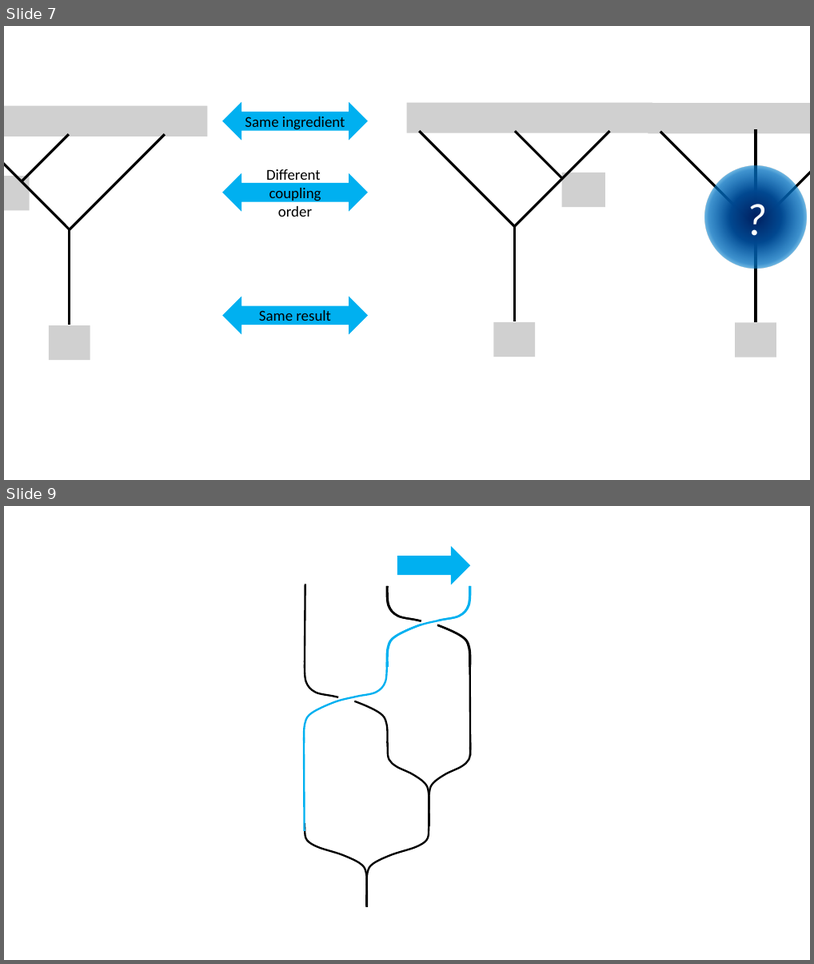
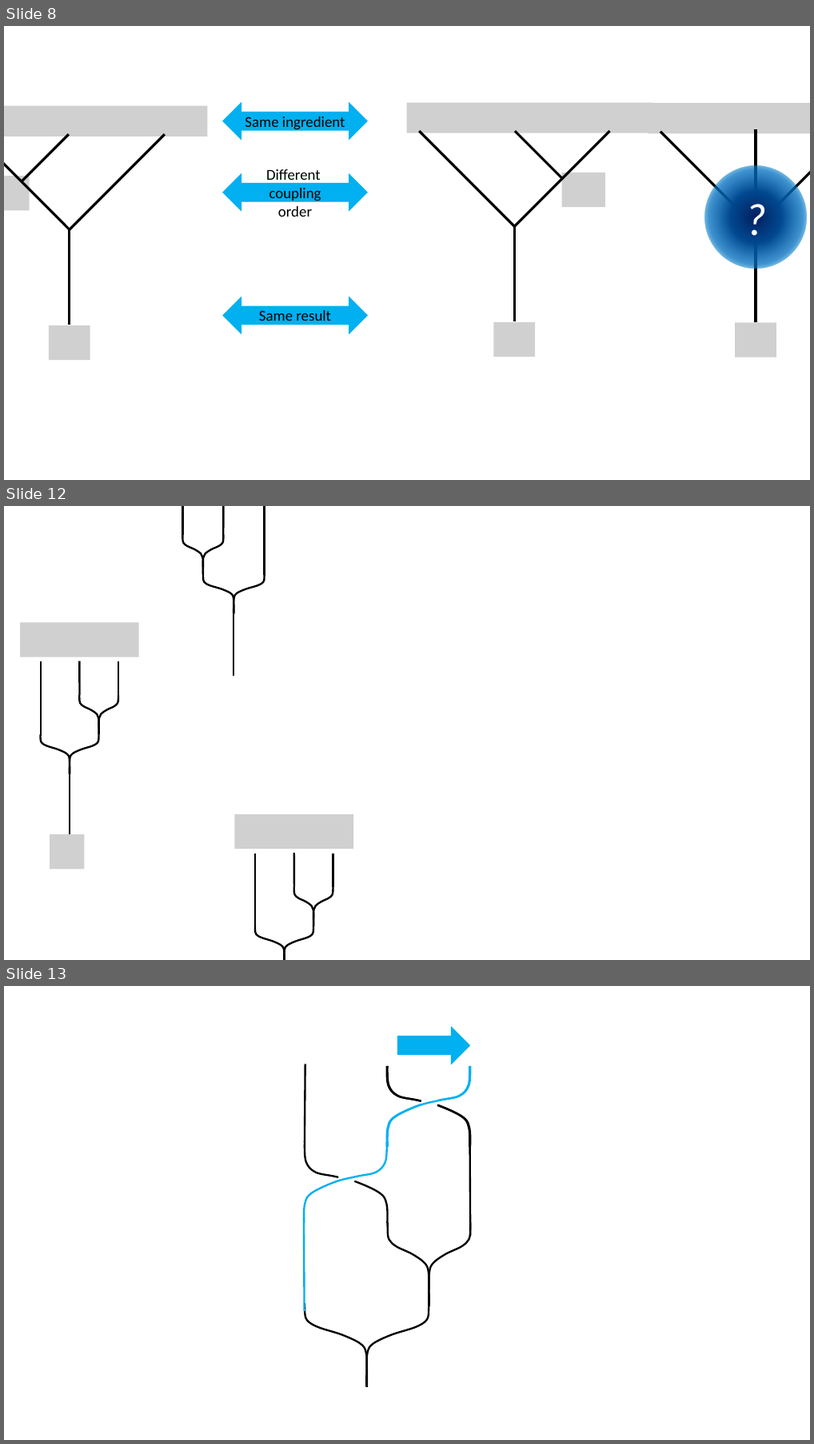
Before and after one commit to yk-liu/yk-liu.github.io, a slide deck: _posts/2019-04-13-Introduction-to-QC-and-TQC-Braiding-Anyons/assets/pics.source.pptx. Shown one above the other, each under a label of ours: slides 7 and 9 before the commit, slides 8, 12 and 13 after it; the slides between them are not shown. The pictures are 814x964 and 814x1444 pixels, drawn with LibreOffice and Linux fonts; fonts in the diff are those of the drawing; grey boxes stand for pictures; background and template pictures are left out. Boxes give left, top, right and bottom in pixels: in the first picture for what was removed or moved away, otherwise in the second. Text is boxed around its words. In the diff, an @@ line names an element or a change of style, - is before the commit and + after.

```diff
--- a/_posts/2019-04-13-Introduction-to-QC-and-TQC-Braiding-Anyons/assets/pics.source.pptx
+++ b/_posts/2019-04-13-Introduction-to-QC-and-TQC-Braiding-Anyons/assets/pics.source.pptx
@@ slide 12 added at [4, 506, 810, 960], background #FFFFFF @@
@@ group added at [182, 506, 265, 676]: 4 freeform shapes, 4 lines @@
@@ picture added at [20, 622, 138, 656] @@
@@ group added at [40, 661, 118, 836]: 4 freeform shapes, 4 lines @@
@@ picture added at [235, 814, 354, 848] @@
@@ picture added at [50, 835, 85, 869] @@
@@ group added at [255, 852, 333, 960]: 4 freeform shapes, 4 lines @@
@@ what was slide 7 is now slide 8 @@
@@ what was slide 9 is now slide 13 @@
```
Also in this commit, not shown: 4 other slides added, 1 slide removed, 5 other files.
